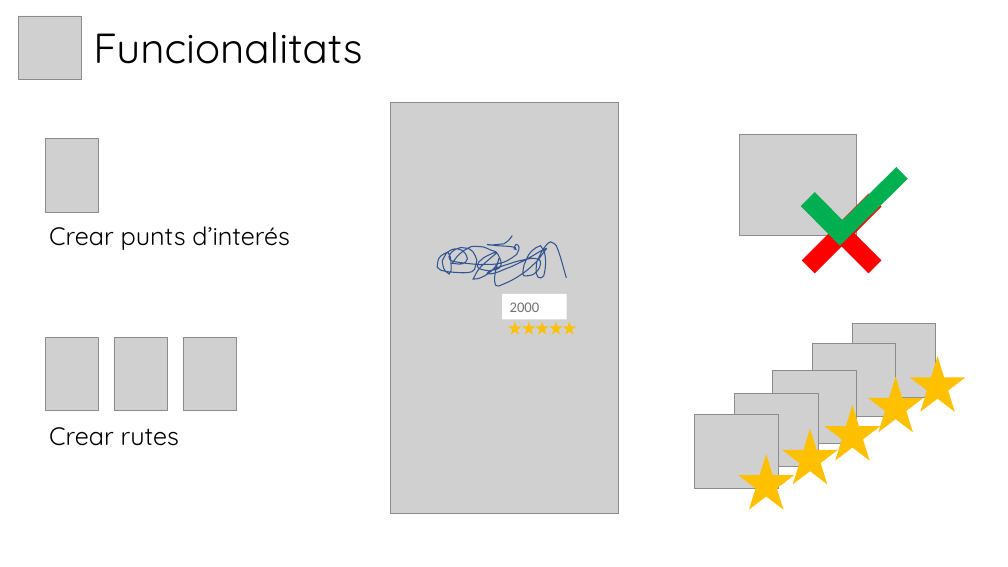
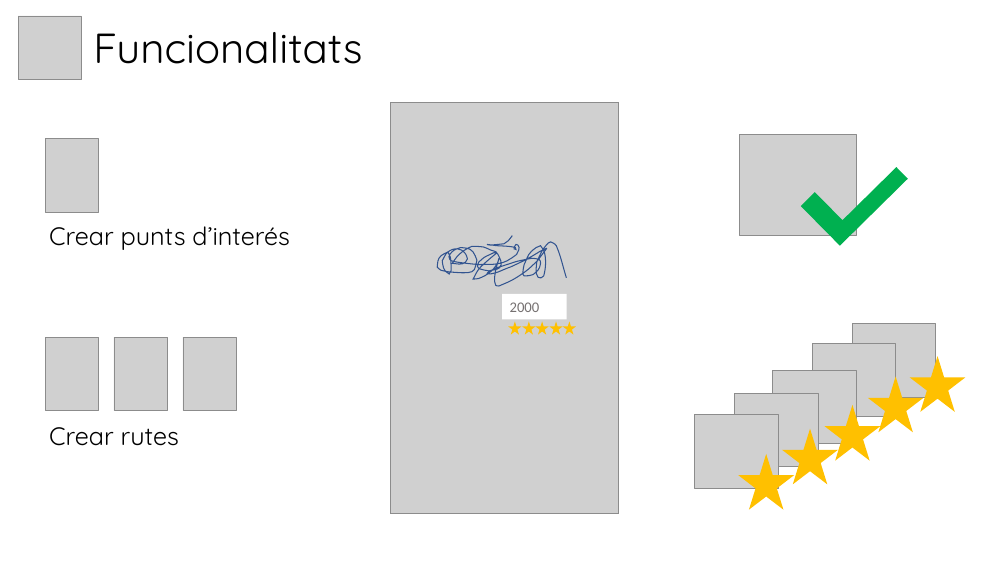
Before and after one commit to somhackathon19/somhackathon19-blankspace, a slide deck: slide 19 of Presentacio_Grup13_BlankSpace.pptx (slide 6 before the commit). Drawn at 1008x567 pixels with LibreOffice and Linux fonts; fonts in the diff are those of the drawing; grey boxes stand for pictures; background and template pictures are left out. Boxes give left, top, right and bottom in pixels: in the first picture for what was removed or moved away, otherwise in the second. Text is boxed around its words. In the diff, an @@ line names an element or a change of style, - is before the commit and + after.

Commit message:
Presentation PDF

```diff
--- a/Presentacio_Grup13_BlankSpace.pptx
+++ b/Presentacio_Grup13_BlankSpace.pptx
@@ cross removed at [777, 169, 906, 298] @@
```
Also in this commit, not shown: 13 slides added, 3 other files.
